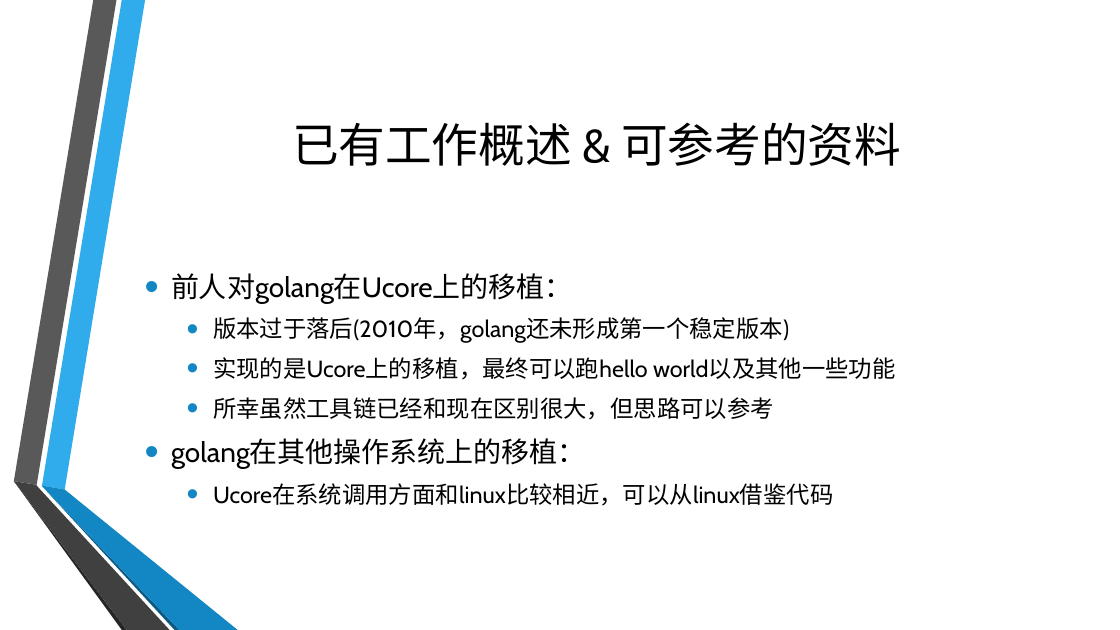
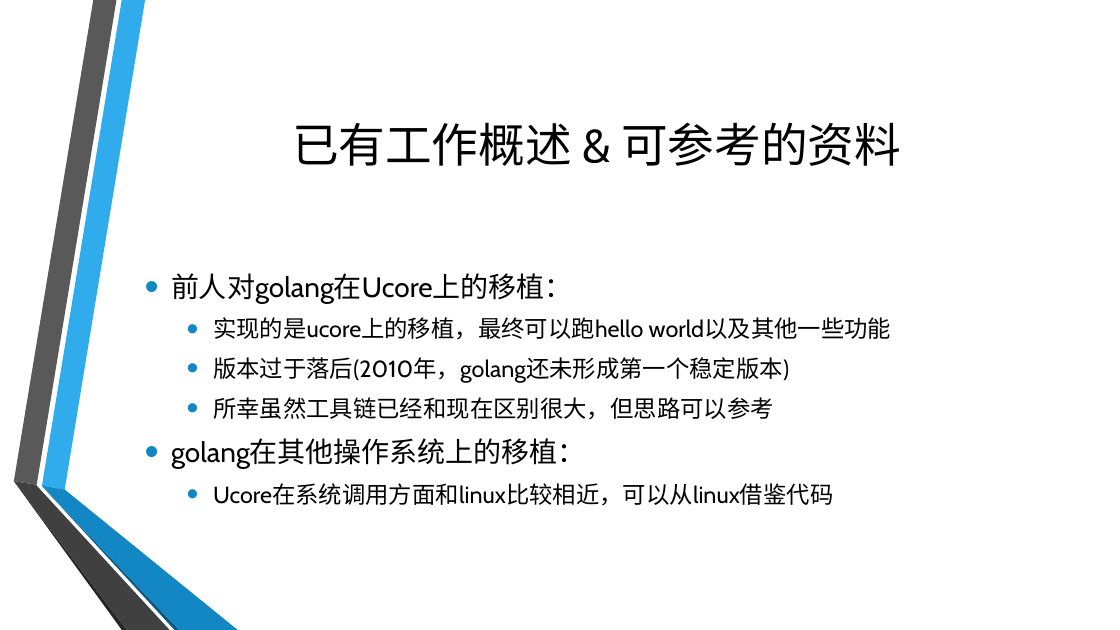
Before and after one commit to oscourse-tsinghua/OS2018spring-projects-g07, a slide deck: slide 3 of doc/mid-term.pptx. Drawn at 1120x630 pixels with LibreOffice and Linux fonts; fonts in the diff are those of the drawing; background and template pictures are left out. Boxes give left, top, right and bottom in pixels: in the first picture for what was removed or moved away, otherwise in the second. Text is boxed around its words. In the diff, an @@ line names an element or a change of style, - is before the commit and + after.

```diff
--- a/doc/mid-term.pptx
+++ b/doc/mid-term.pptx
@@ text at (x1=213, y1=317, x2=892, y2=340): paragraph added @@
+  • 实现的是ucore上的移植，最终可以跑hello world以及其他一些功能
@@ text at (x1=213, y1=357, x2=896, y2=380): paragraph removed @@
-  • 实现的是Ucore上的移植，最终可以跑hello world以及其他一些功能
```
Also in this commit, not shown: 1 other slide changed, 2 other files.
